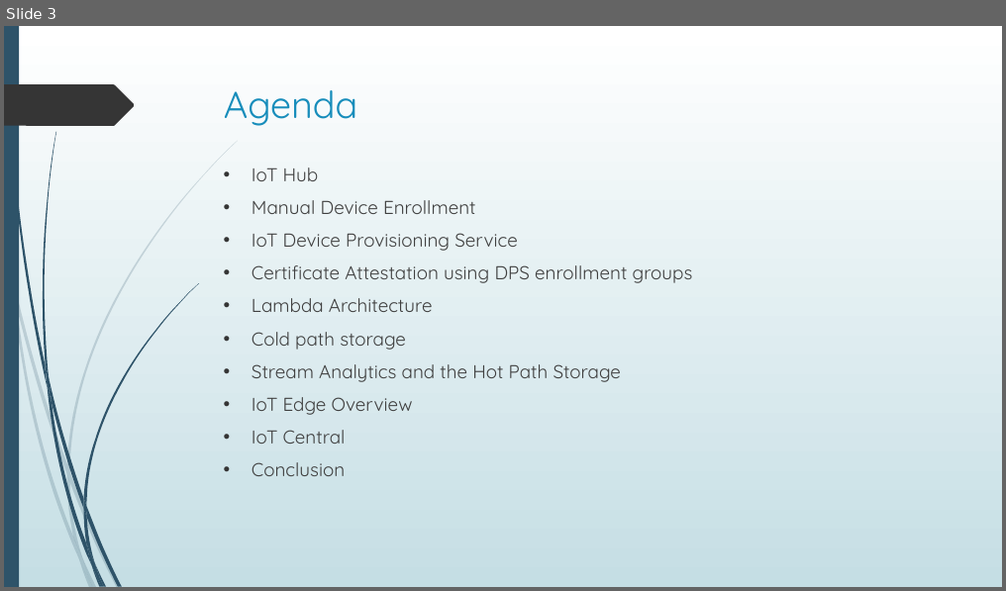
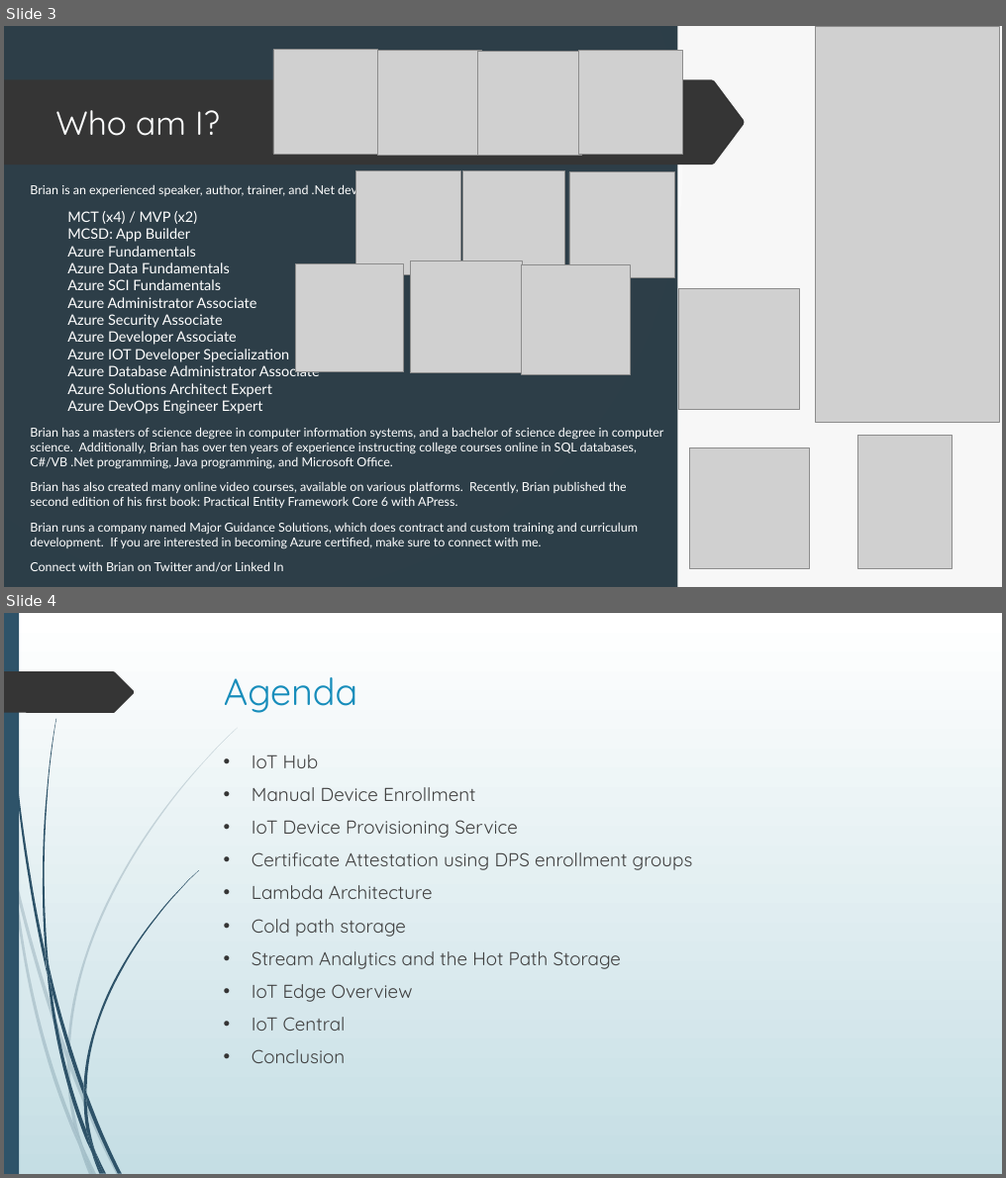
Before and after one commit to blgorman/IntroToIoT, a slide deck: IntroductionToIoT.pptx. Shown one above the other, each under a label of ours: slide 3 before the commit, slides 3 and 4 after it. The pictures are 1006x591 and 1006x1178 pixels, drawn with LibreOffice and Linux fonts; fonts in the diff are those of the drawing; grey boxes stand for pictures. Boxes give left, top, right and bottom in pixels: in the first picture for what was removed or moved away, otherwise in the second. Text is boxed around its words. In the diff, an @@ line names an element or a change of style, - is before the commit and + after.

```diff
--- a/IntroductionToIoT.pptx
+++ b/IntroductionToIoT.pptx
@@ slide 3 added at bbox=[4, 26, 1002, 587], background gradient #FFFFFF to #F8F8F8; not listed: 10 template elements that a slide beside it also shows @@
@@ rectangle added at bbox=[4, 26, 19, 587], fill #2E5369 @@
@@ rectangle added at bbox=[4, 26, 1002, 587], fill gradient #FFFFFF to #F8F8F8 @@
@@ rectangle added at bbox=[4, 26, 678, 587], fill #172934 at 90% opacity @@
@@ picture added at bbox=[273, 49, 377, 154] @@
@@ picture added at bbox=[377, 51, 481, 155] @@
@@ picture added at bbox=[478, 51, 582, 155] @@
@@ picture added at bbox=[578, 50, 682, 154] @@
@@ picture added at bbox=[816, 26, 1000, 422] @@
@@ freeform shape added at bbox=[4, 84, 135, 126], fill #353535 @@
@@ freeform shape added at bbox=[4, 79, 745, 165], fill #353535 @@
@@ title added at bbox=[55, 110, 220, 136], 32 pt, text #FEFFFF @@
+Who am I?
@@ picture added at bbox=[356, 171, 460, 274] @@
@@ picture added at bbox=[463, 171, 564, 272] @@
@@ picture added at bbox=[569, 172, 675, 277] @@
@@ text added at bbox=[30, 183, 664, 572], 11.9 pt, text #FFFFFF @@
+Brian is an experienced speaker, author, trainer, and .Net developer with
+MCT (x4) / MVP (x2)
+MCSD: App Builder
+Azure Fundamentals
+Azure Data Fundamentals
+Azure SCI Fundamentals
+Azure Administrator Associate
+Azure Security Associate
+Azure Developer Associate
+Azure IOT Developer Specialization
+Azure Database Administrator Associate
+Azure Solutions Architect Expert
+Azure DevOps Engineer Expert
+Brian has a masters of science degree in computer information systems, and a bachelor of science degree in computer science. Additionally, Brian has over ten years of experience instructing college courses online in SQL databases, C#/VB .Net programming, Java programming, and Microsoft Office.
+Brian has also created many online video courses, available on various platforms. Recently, Brian published the second edition of his first book: Practical Entity Framework Core 6 with APress.
+Brian runs a company named Major Guidance Solutions, which does contract and custom training and curriculum development. If you are interested in becoming Azure certified, make sure to connect with me.
+Connect with Brian on Twitter and/or Linked In
+@blgorman
+https://www.linkedin/in/brianlgorman
@@ picture added at bbox=[411, 261, 523, 373] @@
@@ picture added at bbox=[295, 264, 404, 372] @@
@@ picture added at bbox=[522, 265, 631, 374] @@
@@ picture added at bbox=[678, 288, 799, 409] @@
@@ picture added at bbox=[858, 436, 951, 569] @@
@@ picture added at bbox=[690, 448, 810, 569] @@
@@ group added at bbox=[4, 141, 238, 587]: 10 freeform shapes @@
@@ group added at bbox=[6, 26, 199, 587]: 12 freeform shapes @@
@@ what was slide 3 is now slide 4 @@
```
Also in this commit, not shown: 2 slides changed, 6 other slides added.
